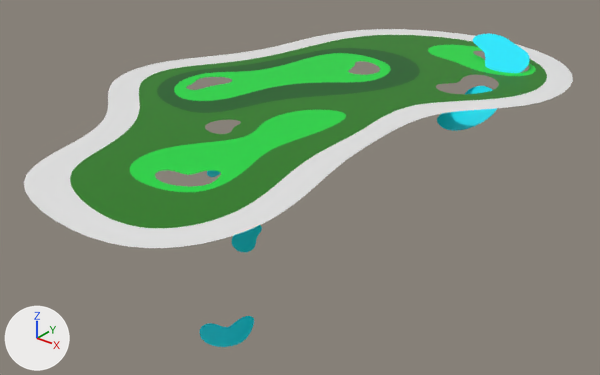
Renders of the FBX model public/fbx/field-mesh.fbx from each side of a commit.
The view is the same before and after, from a 50 mm camera at (222.0, -221.0, 119.0) aimed at (17.0, 35.0, -40.0). Arrows for +X, +Y and +Z are at lower left; the lights stay in place.

In view in the first picture: 'NurbsCurve.001', 'TIN', 'TIN.001', 'TIN.002', 'TIN.003', 'TIN.004', 'TIN.005'.
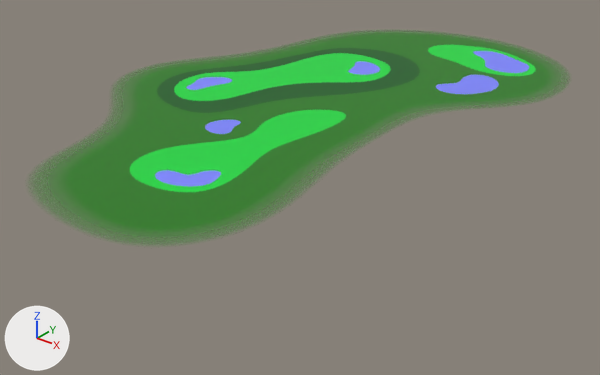
Pixel boxes (x1, y1, x2, y2) of what changed, in the pictures (600 x 375 px):
```json
{"object": "NurbsCurve.001", "change": "surface changed", "before": [24, 29, 573, 248], "after": [24, 29, 573, 248], "on screen": "white to green"}
{"object": "TIN.005", "change": "recoloured, turned, rescaled", "before": [199, 34, 530, 347], "after": [155, 51, 529, 187]}
```

The change, as JSON lines over the scene's bpy script:
```json
{"op": "add", "block": "img_gradient_png", "code": ["img_gradient_png = load_image('gradient.png', '_unpacked/gradient.png', 32, 256, 'Non-Color')"]}
{"op": "set", "path": "mat_material_005.base_color", "old": "(0.0, 0.813, 1.0)", "new": "(0.21, 0.241, 1.0)", "note": "cyan #00e9ff -> blue #7e87ff"}
{"block": "mat_material_001", "where": "n0 = _N.new('ShaderNodeBsdfPrincipled'); n0.name = 'Principled BSDF'"}
{"op": "add", "block": "mat_material_001", "code": "n0.inputs[0].default_value = (0.016, 0.202, 0.00402, 1.0)  # 'Base Color', dark green #227c0d"}
{"op": "add", "block": "mat_material_001", "code": "n2 = _N.new('ShaderNodeTexImage'); n2.name = 'Image Texture'"}
{"op": "add", "block": "mat_material_001", "code": "n2.image = img_gradient_png"}
{"op": "add", "block": "mat_material_001", "code": "_L.new(n2.outputs[0], n0.inputs[4])  # 'Color' to 'Alpha'"}
{"op": "set", "path": "ob_tin_005.rotation_euler", "old": "(0.422, 0.0, 0.0)", "new": "(0.0, 0.0, 0.0)", "note": "degrees (24, 0, 0) -> degrees (0, 0, 0)"}
{"op": "set", "path": "ob_tin_005.scale", "old": "(1.0, 1.0, 0.0)", "new": "(1.0, 1.0, 1.0)"}
```
